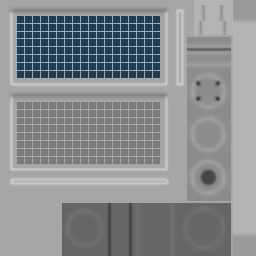
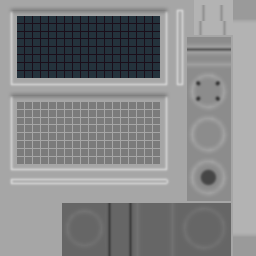
Layers edited between the first and the second w=256, h=256 image:
painted on "Cell" over [17, 16, 160, 78]
added layer "Layer 1" in group "Panel" over [17, 16, 160, 78]
